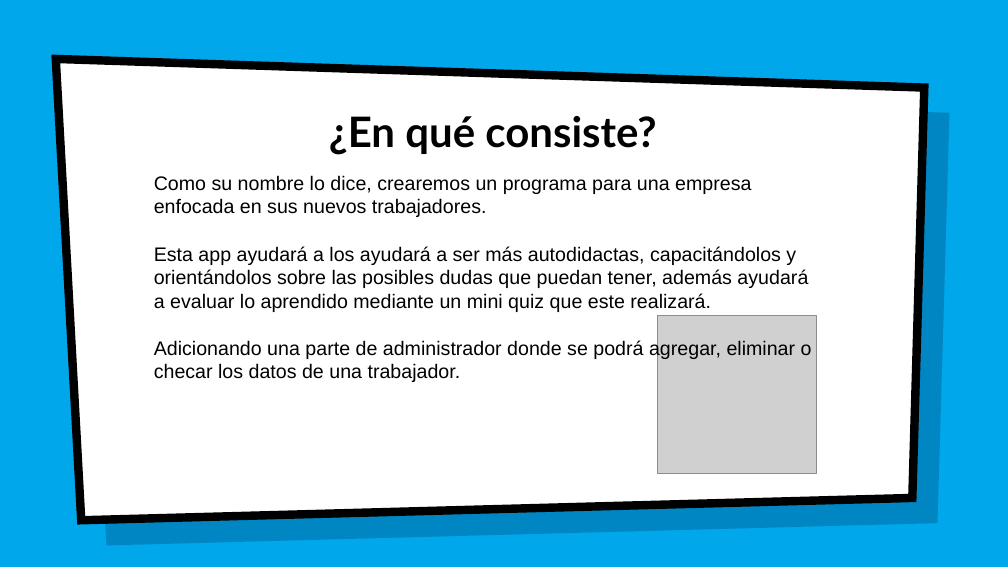
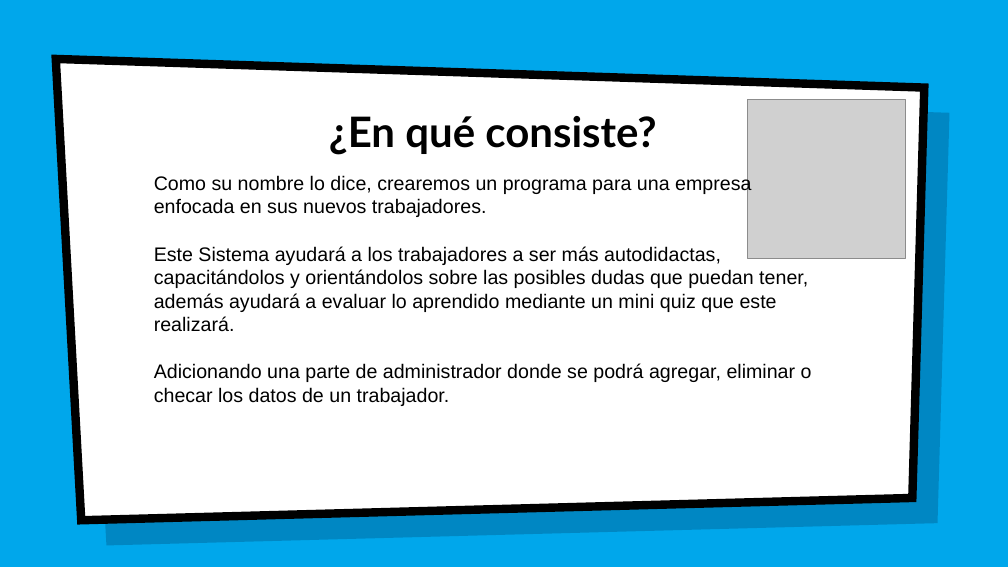
Before and after one commit to JessicaSarai98/CapaciExpress, a slide deck: slide 2 of Documentacion/CapaciExpress.pptx. Drawn at 1008x567 pixels with LibreOffice and Linux fonts; fonts in the diff are those of the drawing; grey boxes stand for pictures; background and template pictures are left out. Boxes give left, top, right and bottom in pixels: in the first picture for what was removed or moved away, otherwise in the second. Text is boxed around its words. In the diff, an @@ line names an element or a change of style, - is before the commit and + after.

```diff
--- a/Documentacion/CapaciExpress.pptx
+++ b/Documentacion/CapaciExpress.pptx
@@ picture: place and size @@
-picture at bbox=[657, 316, 816, 475]
+picture at bbox=[747, 100, 906, 259]
@@ text at bbox=[154, 246, 812, 406]: text changed @@
-Esta app ayudará a los ayudará a ser más autodidactas, capacitándolos y orientándolos sobre las posibles dudas que puedan tener, además ayudará a evaluar lo aprendido mediante un mini quiz que este realizará.
-Adicionando una parte de administrador donde se podrá agregar, eliminar o checar los datos de una trabajador.
+Este Sistema ayudará a los trabajadores a ser más autodidactas, capacitándolos y orientándolos sobre las posibles dudas que puedan tener, además ayudará a evaluar lo aprendido mediante un mini quiz que este realizará.
+Adicionando una parte de administrador donde se podrá agregar, eliminar o checar los datos de un trabajador.
```
Also in this commit, not shown: 3 other slides changed, 1 slide added, 3 other files.
